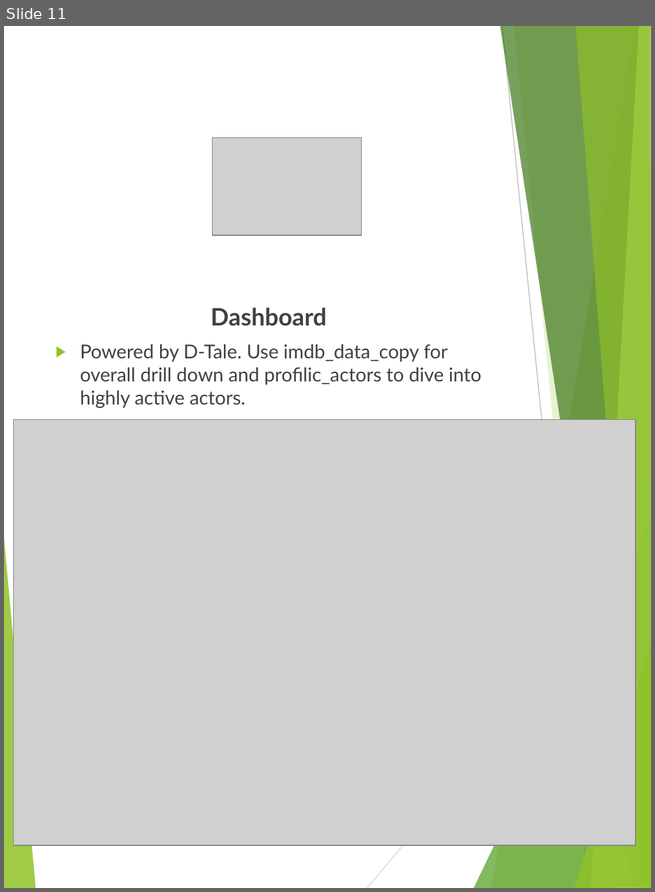
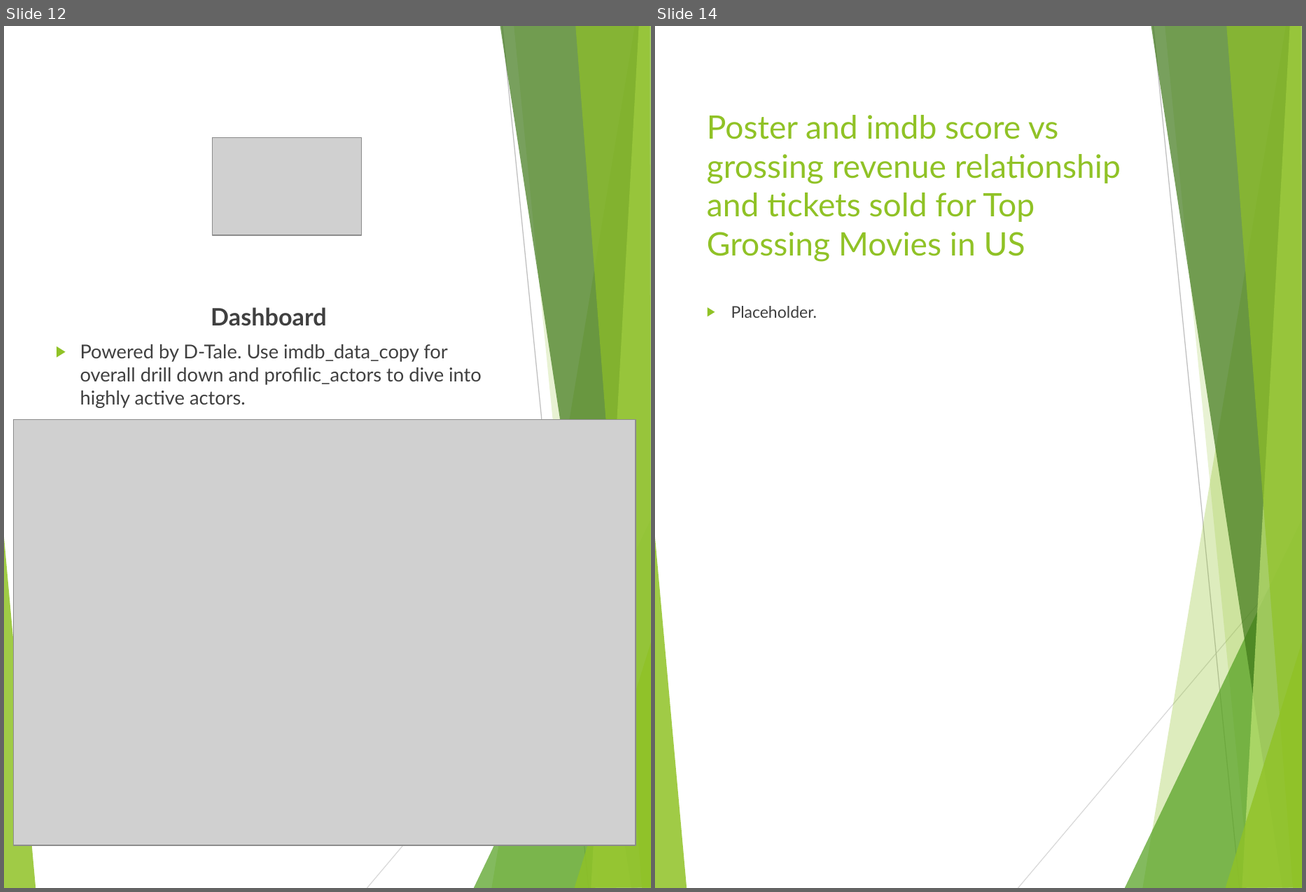
Before and after one commit to williar01/Hollywood---Project, a slide deck: Documentation/MovieS.pptx. Shown side by side, each under a label of ours: slide 11 before the commit, slides 12 and 14 after it; the slides between them are not shown. The pictures are 655x892 and 1306x892 pixels, drawn with LibreOffice and Linux fonts; fonts in the diff are those of the drawing; grey boxes stand for pictures. Boxes give left, top, right and bottom in pixels: in the first picture for what was removed or moved away, otherwise in the second. Text is boxed around its words. In the diff, an @@ line names an element or a change of style, - is before the commit and + after.

```diff
--- a/Documentation/MovieS.pptx
+++ b/Documentation/MovieS.pptx
@@ slide 14 added at (x1=655, y1=26, x2=1302, y2=888), background #FFFFFF; not listed: 10 template elements that a slide beside it also shows @@
@@ title added at (x1=707, y1=115, x2=1120, y2=262), 27 pt, text #90C226 @@
+Poster and imdb score vs grossing revenue relationship and tickets sold for Top Grossing Movies in US
@@ text added at (x1=731, y1=306, x2=817, y2=318), 13.5 pt, text #404040 @@
+▶ Placeholder.
@@ what was slide 11 is now slide 12 @@
```
Also in this commit, not shown: 2 slides changed, 3 other slides added, 4 other files.
